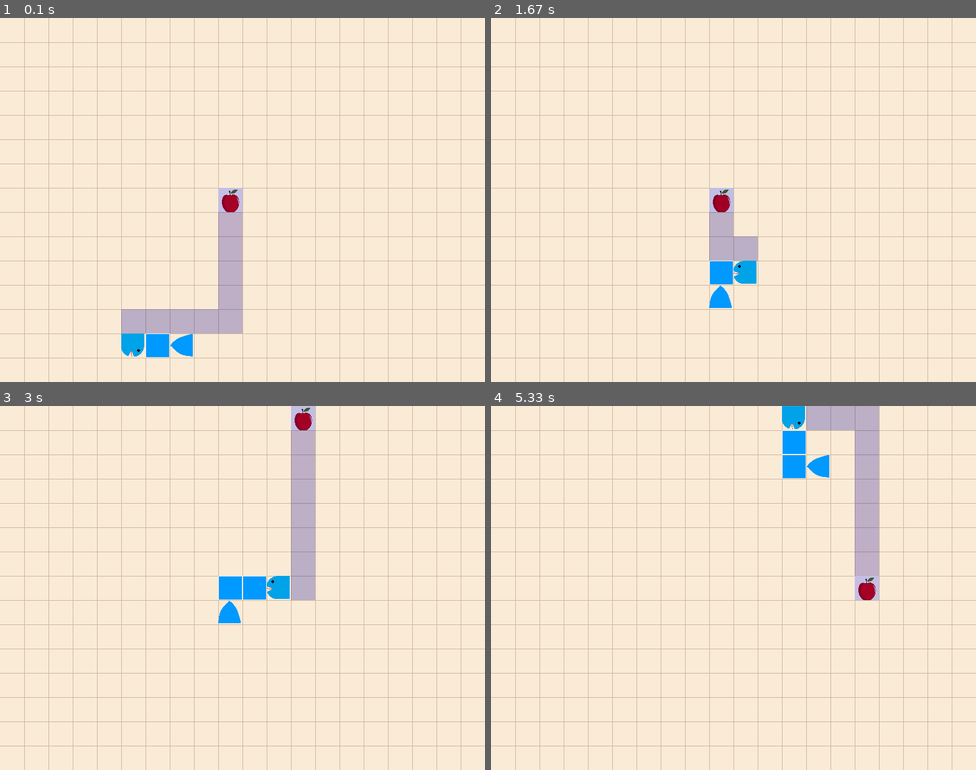
Above: before the commit, frames 1-4 (two rows, left to right).
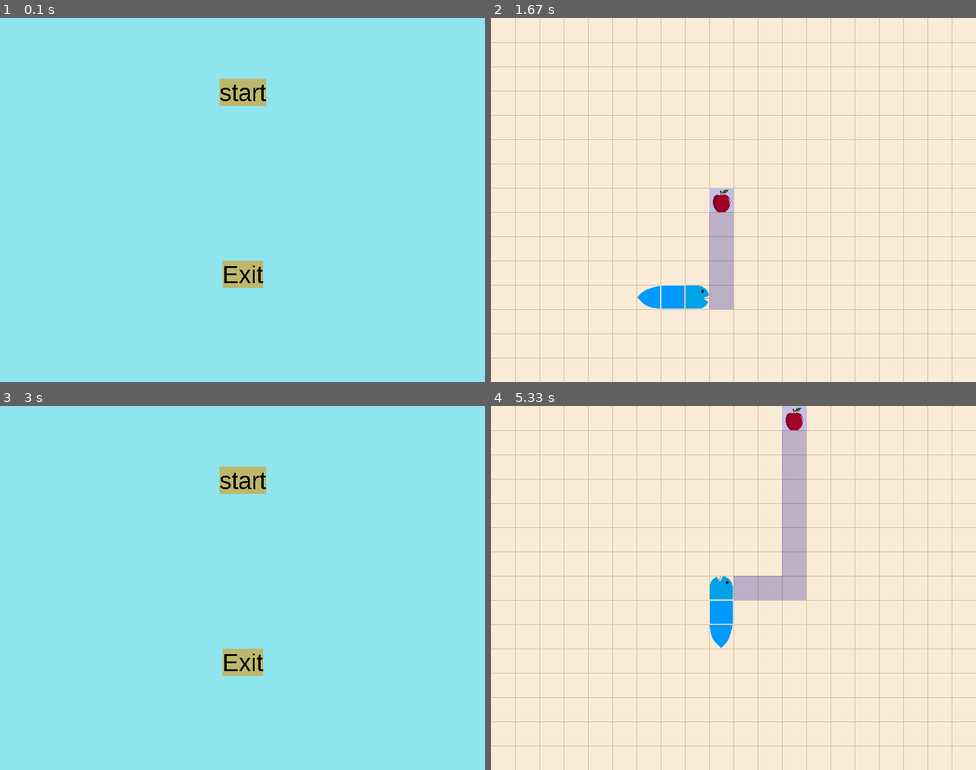
Above: after the commit, the same moments.

Repository: Mohadeseh-Mohseni/slippery_snake
Game: pygame game, started from pygame02.py
Same seed, same stepped clock (60 frames per second), same inputs: the game is played once before the commit and once after it.
Inputs (mouse positions are in pixels of both pictures, inside the frame that each line leads up to):
- Up to frame 1 (0.1 s): no input
- Up to frame 2 (1.67 s): click (733, 90) at 0.38 s, where only the run after the commit has a clickable "start"; hold Right 0.67-1.13 s; move the mouse to (714, 214) at 0.7 s; hold Up 1.17-1.47 s; hold Right from 1.5 s (still down)
- Up to frame 3 (3 s): release Right at 1.97 s; hold Left 2-2.53 s; click (242, 660) at 2.62 s, where only the run after the commit has a clickable "Main Menu"; click (242, 478) at 2.95 s, where only the run after the commit has a clickable "start"
- Up to frame 4 (5.33 s): hold Down 3.23-3.53 s; move the mouse to (806, 460) at 3.27 s; hold Left 3.57-3.97 s; hold Up 4-4.37 s; hold Right 4.4-5.03 s

The runs differ from the first frame. In frame 1, 100% of the frame differs, in the area x 0-100%, y 0-100%; in frame 2, 2.1%; in frame 3, 100%; in frame 4, 7.7%.

Commit message:
main menu and game over page added
primary main menu and game over pages are added to the game.

Diff:
--- a/pygame02.py
+++ b/pygame02.py
@@ -5,7 +5,7 @@
 from sys import exit
 
 
-
+# backtracking section
 
 def is_safe(pose, body,path):
     if pose[0] <= -40 or pose[0] >= 800 or pose[1] <=-40  or pose[1] >= 600:
@@ -13,7 +13,6 @@
     if pose in body or pose in path:
         return False
     return True
-
 
 def choose_dir(fruit_pose, head_pose):
     if fruit_pose[0] < head_pose[0] and fruit_pose[1] <= head_pose[1]:
@@ -29,7 +28,6 @@
     else:
         directions=[(40, 0),(0,-40),(-40, 0),(0,40)]
     return directions
-
 
 def shortest_path_util(head_pose,body,fruit_pose, path, cnt):
     if head_pose==fruit_pose:
@@ -62,7 +60,6 @@
 
     return best_path
 
-
 def show_path(path):
     i=0
     color=(200,125,i)
@@ -83,10 +80,11 @@
         self.pos = pygame.math.Vector2(self.x, self.y)
 
     def draw_fruit(self):
-        fruit = pygame.image.load('2.png').convert_alpha()
+        fruit = pygame.image.load('C:\\Users\\Administrator\\Downloads\\2.png').convert_alpha()
         fruit = pygame.transform.scale(fruit, (40, 40))
         fruit_rect = fruit.get_rect(topleft = self.pos)
         screen.blit(fruit, fruit_rect)
+
 class Snake:
     def __init__(self):
         self.body = [pygame.math.Vector2(5, 13) * 40, pygame.math.Vector2(6, 13) * 40, pygame.math.Vector2(7, 13) * 40]
@@ -97,20 +95,22 @@
     def draw_snake(self):
         for i,block in enumerate(self.body):
             if i==0:
-                head=pygame.image.load("open_mouth.png")
+                head=pygame.image.load("C:\\Users\\Administrator\\Downloads\\open_mouth.png")
                 head=pygame.transform.scale(head, (38, 38))
+                head= pygame.transform.flip(head, True, False)											# remember to delete
                 directions={(-40, 0):(0,0),(40, 0):(1,0),(0,-40):(0,0),(0, 40):(0,0)}
                 head = pygame.transform.flip(head, directions[tuple(self.direction)][0], directions[tuple(self.direction)][1])
                 if tuple(self.direction)==(0, 40):
                     head=pygame.transform.rotate(head,90)
                 if tuple(self.direction)==(0, -40):
                     head=pygame.transform.rotate(head,-90)
-                head_rect = head.get_rect(topleft = block)
+                head_rect = head.get_rect(topleft = block + (1,1))
                 screen.blit(head, head_rect)
             elif i==len(self.body)-1:
-                tail=pygame.image.load("tail1.png")
+                tail=pygame.image.load("C:\\Users\\Administrator\\Downloads\\tail1.png")
+                tail= pygame.transform.flip(tail, True, False)												# remember to delete
                 tail=pygame.transform.scale(tail, (38, 38))
-                tail_rect=tail.get_rect(topleft = block)
+                tail_rect=tail.get_rect(topleft = block + (1,1))
                 last_block=tuple(self.body[i-1])
                 dx=last_block[0]-block[0]
                 dy=last_block[1]-block[1]
@@ -181,8 +181,11 @@
                 self.game_over()
 
     def game_over(self):
-        global game_active
-        game_active= False
+        global game_state
+        game_state= 'game over'
+
+
+
 
 
 main_game = MAIN()
@@ -200,29 +203,47 @@
 clock = pygame.time.Clock()
 screen_input = pygame.USEREVENT
 pygame.time.set_timer(screen_input, 200)
-game_active= True
+game_state= 'main menu'
 score= 0
+font_1= pygame.font.SysFont('arial', 40)
+font_2= pygame.font.SysFont('arial', 70)
 
 def game_over_page():
-    font= pygame.font.SysFont('arial', 40)
+    # showing game over text
+    game_over_text= font_2.render('Game Over', False, 'Black')
+    game_over_rect= game_over_text.get_rect(midtop=(400, 150))
+    screen.blit(game_over_text, game_over_rect)
+
+	# drawing the main_menu button
+    main_menu_text= font_1.render('Main Menu', False, 'Black')
+    main_menu_rect= main_menu_text.get_rect(midtop=(400, 400))
+    pygame.draw.rect(screen, 'darkkhaki', main_menu_rect)
+    screen.blit(main_menu_text, main_menu_rect)
+
+    #drwaing the score rect
+    score_text= font_1.render(f'Score= {score}', False, 'Black')
+    score_rect= score_text.get_rect(midtop=(400, 300))
+    pygame.draw.rect(screen, 'darkkhaki', score_rect)
+    screen.blit(score_text, score_rect)
+
+    return main_menu_rect
+
+
+
+def main_page():
 
     # drawing the restart button
-    restart_text= font.render('Restart', False, 'Black')
-    restart_rect= restart_text.get_rect(midtop=(400, 100))
+    start_text= font_1.render('start', False, 'Black')
+    restart_rect= start_text.get_rect(midtop=(400, 100))
     pygame.draw.rect(screen, 'darkkhaki', restart_rect)
-    screen.blit(restart_text, restart_rect)
+    screen.blit(start_text, restart_rect)
 
     #drawing the exit button
-    exit_text= font.render('Exit', False, 'Black')
+    exit_text= font_1.render('Exit', False, 'Black')
     exit_rect= exit_text.get_rect(midtop=(400, 400))
     pygame.draw.rect(screen, 'darkkhaki', exit_rect)
     screen.blit(exit_text, exit_rect)
 
-    #drwaing the score rect
-    score_text= font.render(f'Score= {score}', False, 'Black')
-    score_rect= score_text.get_rect(midtop=(400, 250))
-    pygame.draw.rect(screen, 'darkkhaki', score_rect)
-    screen.blit(score_text, score_rect)
 
     return restart_rect, exit_rect
 
@@ -233,10 +254,13 @@
             pygame.quit()
             exit()
 
-        if not game_active:
+        if game_state == 'main menu':
+            screen.fill('cadetblue2')
+            restart_rect, exit_rect= main_page()
+
             #restarting the game
             if event.type == pygame.MOUSEBUTTONDOWN and restart_rect.collidepoint(pygame.mouse.get_pos()):
-                game_active = True
+                game_state = 'in game'
                 main_game.snake.body = [pygame.math.Vector2(5, 13) * 40, pygame.math.Vector2(6, 13) * 40, pygame.math.Vector2(7, 13) * 40]
                 main_game.snake.direction = pygame.math.Vector2(-40, 0)
 
@@ -245,8 +269,9 @@
                 pygame.quit()
                 exit()
 
+
         # moving snake by taking the user input
-        if game_active:
+        elif game_state == 'in game':
             if event.type == screen_input:
                 main_game.update()
             if event.type == pygame.KEYDOWN:
@@ -270,9 +295,14 @@
                 tile=sh_path[0]
                 head_x, head_y= body[0][0], body[0][1]
                 main_game.snake.direction= (tile[0]-head_x, tile[1]- head_y)
-        else:
-            screen.fill('cadetblue2')
-            restart_rect, exit_rect= game_over_page()
+
+        elif game_state == 'game over':
+            main_menu_rect= game_over_page()
+            if event.type == pygame.MOUSEBUTTONDOWN and main_menu_rect.collidepoint(pygame.mouse.get_pos()):
+                game_state = 'main menu'
+
+        elif game_state == 'pause':
+            pass
 
     clock.tick(60)
     pygame.display.update()
